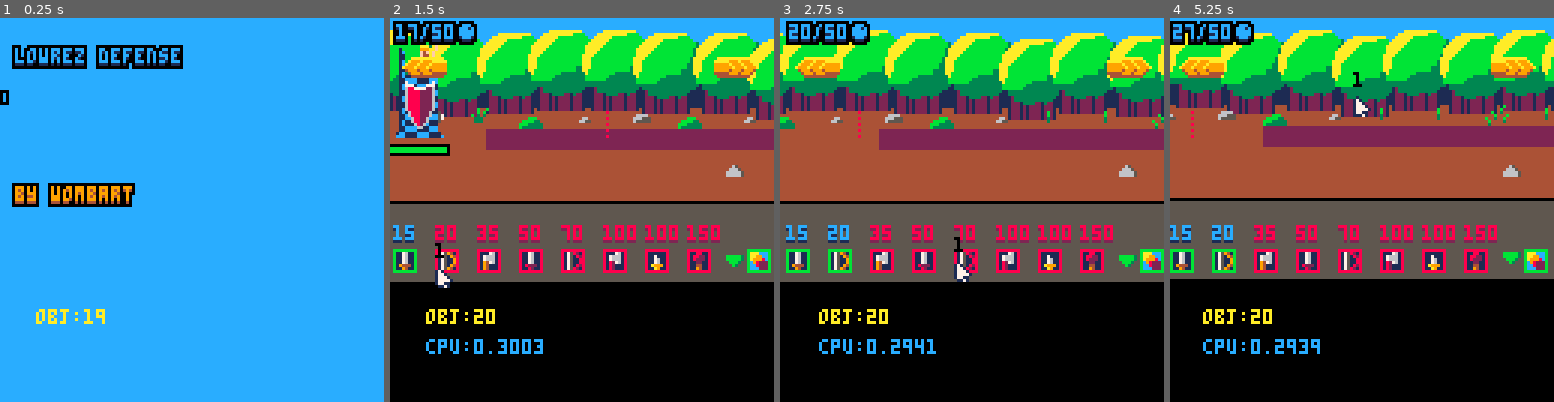
Above: before the commit, frames 1-4 (left to right).
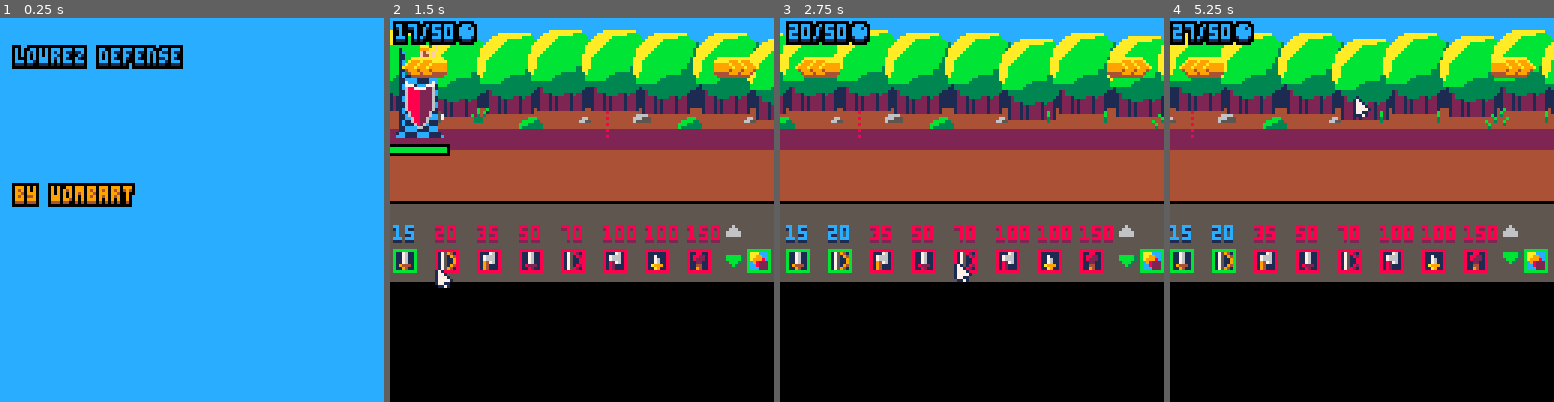
Above: after the commit, the same moments.

Repository: TThanushan/lowrez_defense
Game: PICO-8 cartridge lowzdefense.p8
The game is run twice, just before and just after one commit, with the same random seed, the same clock (stepped at 60 frames per second) and the same inputs.
Inputs (mouse positions are in pixels of both pictures, inside the frame that each line leads up to):
- Up to frame 1 (0.25 s): no input
- Up to frame 2 (1.5 s): tap X (X key) at 0.33, 1.07 s; click (670, 121) at 0.67 s; click (436, 267) at 1.22 s
- Up to frame 3 (2.75 s): hold Right 1.6-2.1 s; click (887, 114) at 1.77 s; tap X (X key) at 1.85 s; click (952, 259) at 2.32 s; hold Right from 2.47 s (still down)
- Up to frame 4 (5.25 s): click (1404, 106) at 2.87 s; tap X (X key) at 2.97, 4.08, 5.2 s; release Right at 3.03 s; hold Left 3.08-3.58 s; click (1465, 256) at 3.42 s; click (1231, 102) at 3.97 s; hold Right 4.02-4.68 s; click (1292, 248) at 4.52 s; click (1354, 94) at 5.07 s; hold Left from 5.08 s (still down)

The runs differ from the first frame. In frame 1, 0.4% of the frame differs, in the area x 0-28%, y 18-80%; in frame 2, 2.0%; in frame 3, 2.5%; in frame 4, 8.9%, in the area x 0-100%, y 3-88%.

Commit message:
music added

Diff:
--- a/lowzdefense.p8
+++ b/lowzdefense.p8
@@ -10,7 +10,7 @@
  0 ,0, false,nil,0, false,0,0,0,0
 
 local left_map_limit, right_map_limit = 20, 200
-local debugmode = true
+local debugmode = false
 local main_camera,mouse,turret,enemy_tower
 
 local spawner_infos = {x=0, y=0, tag='spawner', properties={timer=0, time_between_spawn=15, alivee=0, enemy_limit = 20}}
@@ -113,7 +113,7 @@
  -- make_button(-9, pos_y, 12,88, 35,'button_unit3', 1)
  -- make_button(2, pos_y, 16,89, 50,'button_unit4', 1)
  -- make_button(13, pos_y, 20,90, 70,'button_unit5', 1)
- make_change_button_line(79, 15, 115, -1)
+ make_change_button_line(79, 35  , 115, -1)
  make_change_button_line(79, pos_y, 116, 1)
 
  main_camera = make_gameobject(32, 32, 'camera', {newposition = {x=0, y=0}})
@@ -191,6 +191,7 @@
 
 function start_game()
  mode = 'game'
+ music(0, 0, 3)
 end
 
 function draw_map()
@@ -207,7 +208,7 @@
   rectfill(main_camera.x+shkx+x0, shky+y0, main_camera.x+shkx+x1, shky+y1, col)
 
   -- ground path
-  x0, y0, x1, y1, col = 0, 37, 276, 43, 2
+  x0, y0, x1, y1, col = -35, 37, 276, 43, 2
   rectfill(main_camera.x+shkx+x0, shky+y0, main_camera.x+shkx+x1, shky+y1, col)
 
   -- buttons background
@@ -352,7 +353,7 @@
   -- trigger positions.
   local right_x0, right_y0, right_y1 = 72, 12, 24
   if mouse_x > cam_x + right_x0 and mouse_y < cam_y - right_y0 and mouse_y > cam_y - right_y1 and main_camera.x < right_map_limit then
-    is_camera_button_right_hover = true
+    if not is_camera_button_right_hover then is_camera_button_right_hover = true sfx(3)end
     main_camera.x += 1
   else
     is_camera_button_right_hover = false
@@ -362,7 +363,7 @@
   local left_x0, left_y0, left_y1 = 14, 12, 24
   -- if mouse_x > main_camera.x - left_x0 and mouse_y < cam_y - left_y0 and mouse_y > cam_y - left_y1 then
   if mouse.x < cam_x - left_x0 and mouse_y < cam_y - left_y0 and mouse_y > cam_y - left_y1 and main_camera.x > left_map_limit then
-    is_camera_button_left_hover = true
+    if not is_camera_button_left_hover then is_camera_button_left_hover = true sfx(3)end
     main_camera.x -= 1
   else
     is_camera_button_left_hover = false
@@ -736,7 +737,7 @@
    hit_part(posx+4, posy+8, {7, 6, 5, 1})
    if sub(self.tag, 8, 13) == 'unit1' then
     sfx(12)
-    make_unit(posx, posy+pr, 'ally_unit1', 4, 12,
+    make_unit(posx, posy+pr, 'ally_unit1', 4, 8,
      {class='melee', target_tag='enemy', target=nil, damage=1, range=16, timer=0, attack_speed=1},
       {hit=5, death=6},{move={{sx=32, sy=64, sw=16, sh=16},{sx=48, sy=64, sw=16, sh=16}},
        attack={{sx=64, sy=64, sw=16, sh=16}, {sx=80, sy=64, sw=16, sh=16}}, col1=8, col2=6})
@@ -1552,22 +1553,22 @@
 
 
 __gfx__
-00000000000000000000000000000000000000000000000000000000eff00e0e00000000000000000000000a0a0a0000000000000000000000ccaa9988bb0000
-0000000a0a0a0000000000eff0000000000000000000000000000000eef00e0e000000000000000000000000aaa0f000008208820882082000ccaa9988bb0000
-01000000aaa00000000000eef000000000000eff0000000000000000eee0e00e0000000000000000010000009990f0000022288b3888882000ccaa9988bb0000
-01c0000099900000000000eee000000000000eef00000000000000000000e0e00000eff00000000001c00000f4f0f0000088bb38b3b3882000ccaa9988bb0000
-01100000f4f0f00000ee00000000000000000eee00000000000000000ee000e00000eef00000000001100000f440f00000888bb3b38b322000ccaa9988bb0000
-01100000f440f000000eee00ee0000000ee000000000000000000000eeee0e0000e0eee0000000000110000888af0000002228b3b38b322000ccaa9988bb0000
-01c0000888af01000000000eee00000000eee00ee00000000000000002eee000000eee0ee000000001c0008888a00100002b38bbbbbb3b2000ccaa9988bb0000
-01c0008888a1110000000ee02ee000000000000eee000000000000000eeee000000000eeee00000001c0088889a01100002bb3bbbbb3b3200011994422bb0000
-0110088889a1cc0000eee000eee0000000000002ee00000000000000002e000000000002eee00000011008888aa0cc000088bbbb3bbb32200011994422bb0000
-011008888aa1cc000000000002e000000000ee0eee0000000000000000ee000000000e0eeee00000011000000000cc0000888bb3bbbb32200011994422bb0000
-01c01cc89cc11100000000000ee000000eee00002e00000000000000deeee00000eee0002e00000001c01cc00cc01100002228b3bbb388200011994422bb0000
-01c1111cccc1110000000000ddd0000000000000ee0000000000000e000dd000000000e0ee0dd00001c1111cccc11100002228bbbb3388200011994422bb0000
-011cccc1111ccc00000000ed00e0000000000000e00000000000000d0000e000000000d00000e000011cccc1111ccc00008882bbbbb382200011994422bb0000
-0117ccc1111c7c00000000d0000d000000000000dd0000000000000d0000d000000000d00000d0000117ccc1111c7c00008882bbbbb382200000000000000000
-01c7771ccc777100000000d0000d000000000000dd00000000000000e000e0000000000e0000e00001c7771ccc777100002228bbbbb388200000000000000000
-01c688777722610000000ee000ee00000000000eee00000000000000e000e0000000000e0000e00001c6887777226100002228bbbbb388200000000000000000
+00000000000000000000000000000000000000000000000000000000eff00e0e00000000000000000000000000000000000000000000000000ccaa9988bb0000
+0000000a0a0a0000000000eff0000000000000000000000000000000eef00e0e00000000000000000000000000000000008208820882082000ccaa9988bb0000
+01000000aaa00000000000eef000000000000eff0000000000000000eee0e00e000000000000000000000000000000000022288b3888882000ccaa9988bb0000
+01c0000099900000000000eee000000000000eef00000000000000000000e0e00000eff00000000000000000000000000088bb38b3b3882000ccaa9988bb0000
+01100000f4f0f00000ee00000000000000000eee00000000000000000ee000e00000eef000000000000000000000000000888bb3b38b322000ccaa9988bb0000
+01100000f440f000000eee00ee0000000ee000000000000000000000eeee0e0000e0eee0000000000000000000000000002228b3b38b322000ccaa9988bb0000
+01c0000888af01000000000eee00000000eee00ee00000000000000002eee000000eee0ee00000000000000000000000002b38bbbbbb3b2000ccaa9988bb0000
+01c0008888a1110000000ee02ee000000000000eee000000000000000eeee000000000eeee0000000000000000000000002bb3bbbbb3b3200011994422bb0000
+0110088889a1cc0000eee000eee0000000000002ee00000000000000002e000000000002eee0000000000000000000000088bbbb3bbb32200011994422bb0000
+011008888aa1cc000000000002e000000000ee0eee0000000000000000ee000000000e0eeee00000000000000000000000888bb3bbbb32200011994422bb0000
+01c01cc89cc11100000000000ee000000eee00002e00000000000000deeee00000eee0002e0000000000000000000000002228b3bbb388200011994422bb0000
+01c1111cccc1110000000000ddd0000000000000ee0000000000000e000dd000000000e0ee0dd0000000000000000000002228bbbb3388200011994422bb0000
+011cccc1111ccc00000000ed00e0000000000000e00000000000000d0000e000000000d00000e0000000000000000000008882bbbbb382200011994422bb0000
+0117ccc1111c7c00000000d0000d000000000000dd0000000000000d0000d000000000d00000d0000000000000000000008882bbbbb382200000000000000000
+01c7771ccc777100000000d0000d000000000000dd00000000000000e000e0000000000e0000e0000000000000000000002228bbbbb388200000000000000000
+01c688777722610000000ee000ee00000000000eee00000000000000e000e0000000000e0000e0000000000000000000002228bbbbb388200000000000000000
 0116888822226c000000000000000000000000000000000000000000000000e000000000000000000000000000220000008882bb33b382200100000000000000
 0116888822226c00000000000eff00000000000000000000000000000eff00e000000000000000000000000002222000008882b3333382201710000000000000
 01c6888822226100000000000eef000000000eff00000000000000000eef0e000000000000000000aaa0002222222220002228b3822328201771000000000777
Not shown, changed: the music (__music__) section of lowzdefense.p8
Not shown, changed: the sound effects (__sfx__) section of lowzdefense.p8
